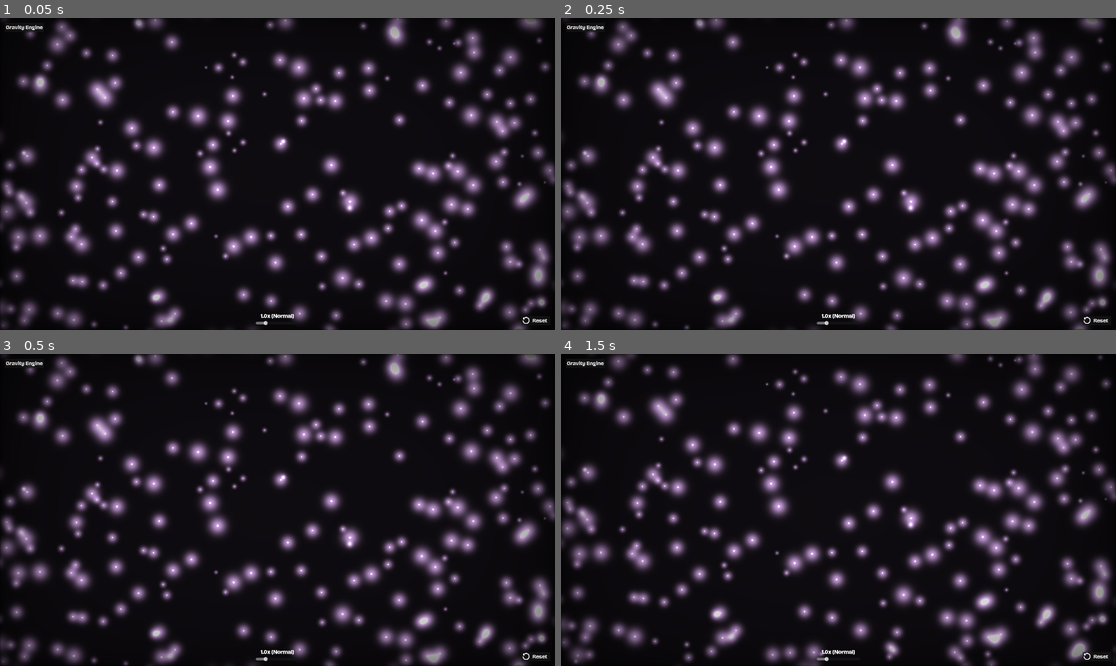
Above: before the commit, frames 1-4 (two rows, left to right).
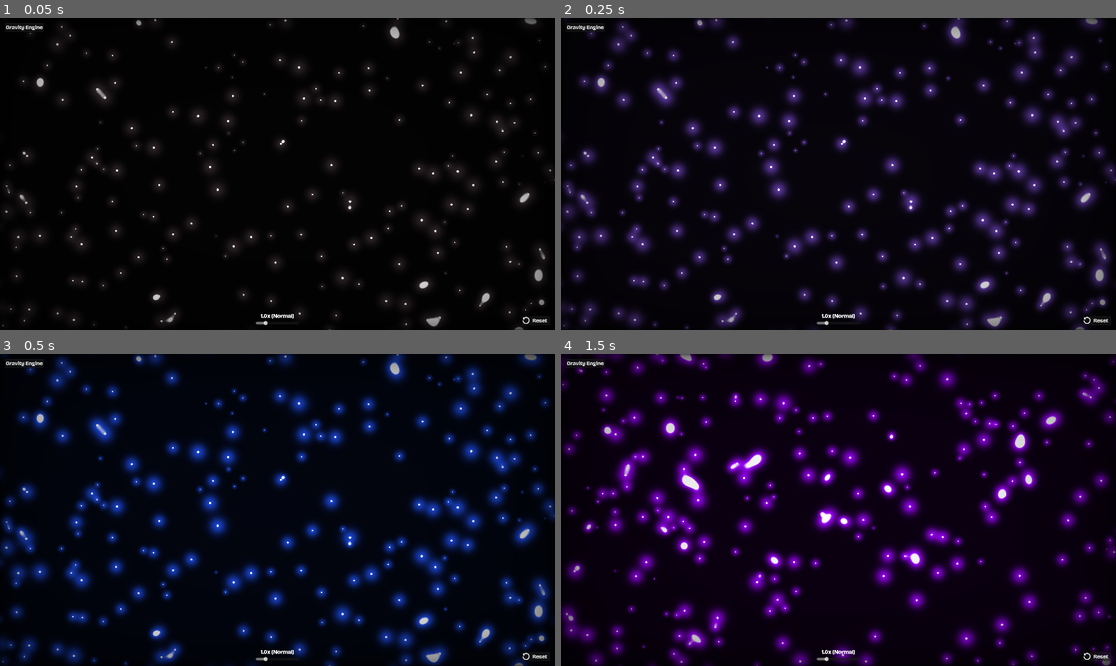
Above: after the commit, the same moments.

Repository: gwillow3d/gravityengine
Game: Godot game, scene res://main.tscn
Same seed, same stepped clock (60 frames per second), same inputs: the game is played once before the commit and once after it.
Inputs (mouse positions are in pixels of both pictures, inside the frame that each line leads up to):
- Up to frame 1 (0.05 s): no input
- Up to frame 2 (0.25 s): no input
- Up to frame 3 (0.5 s): no input
- Up to frame 4 (1.5 s): click "Reset" at 0.5 s; move the mouse to (960, 494) at 1.27 s; tap S (camera_move_down) at 1.35 s; click (960, 494) at 1.42 s

The runs differ from the first frame. In frame 1, 25% of the frame differs, in the area x 0-100%, y 0-100%; in frame 2, 18%; in frame 3, 25%; in frame 4, 40%.
Error in both runs: Cannot call method 'storage_buffer_create' on a null value. (res://simulation/simulation.gd:94)

Commit message:
Have color manager randomly select a glow colour and apply it

Diff:
--- a/main.tscn
+++ b/main.tscn
@@ -12,6 +12,7 @@
 [ext_resource type="Texture2D" uid="uid://dg57pir0me7j1" path="res://ui/sprites/reset.png" id="6_kek77"]
 [ext_resource type="Script" uid="uid://d0atuigrnfn6b" path="res://simulation/simulation_color_manager.gd" id="7_ryguw"]
 [ext_resource type="Shader" uid="uid://c8o5f03h51snc" path="res://shader/render/mass_density.gdshader" id="9_82xsv"]
+[ext_resource type="Script" uid="uid://dqv7ofiir60wj" path="res://rendering/glow_renderer.gd" id="10_ryguw"]
 [ext_resource type="Texture2D" uid="uid://ioptcksipr35" path="res://gradient_purple.tres" id="11_getpj"]
 [ext_resource type="Shader" uid="uid://dk54um3syjkqh" path="res://shader/render/vignette.gdshader" id="13_cegan"]
 [ext_resource type="Shader" uid="uid://bpje1u1c136g1" path="res://shader/render/glow.gdshader" id="14_074og"]
@@ -84,13 +85,14 @@
 
 [node name="Control" type="Node2D" unique_id=425540829]
 
-[node name="SceneManager" type="Node" parent="." unique_id=1607149109 node_paths=PackedStringArray("simulation", "simulation_manager", "camera_controller", "color_manager", "ui_manager")]
+[node name="SceneManager" type="Node" parent="." unique_id=1607149109 node_paths=PackedStringArray("simulation", "simulation_manager", "camera_controller", "color_manager", "ui_manager", "glow_renderer")]
 script = ExtResource("2_ryguw")
 simulation = NodePath("../Simulation")
 simulation_manager = NodePath("../SimulationManager")
 camera_controller = NodePath("../CameraController")
 color_manager = NodePath("../SimulationColorManager")
 ui_manager = NodePath("../UILayer/UIManager")
+glow_renderer = NodePath("../WorldLayer/WorldContainer/BackgroundContainer")
 
 [node name="CameraController" type="Node2D" parent="." unique_id=2076364281]
 script = ExtResource("1_getpj")
@@ -133,6 +135,7 @@
 grow_horizontal = 2
 grow_vertical = 2
 texture = SubResource("ViewportTexture_0xm2m")
+script = ExtResource("10_ryguw")
 
 [node name="ParticleContainer" type="TextureRect" parent="WorldLayer/WorldContainer" unique_id=1006373811]
 layout_mode = 1
--- /dev/null
+++ b/rendering/glow_renderer.gd
@@ -0,0 +1,6 @@
+class_name GlowRenderer
+extends TextureRect
+
+func _on_color_changed(color: Color) -> void:
+	var color_map: GradientTexture1D = material.get_shader_parameter("color_map")
+	color_map.gradient.set_color(1, color)
--- a/scene_manager.gd
+++ b/scene_manager.gd
@@ -6,14 +6,16 @@
 @export var camera_controller: CameraController
 @export var color_manager: SimulationColorManager
 @export var ui_manager: UIManager
+@export var glow_renderer: GlowRenderer
 
 func _ready() -> void:
 	# Wire signals #
 
 	simulation.simulation_reset.connect(color_manager._on_simulation_reset)
-
 	simulation.border_type_changed.connect(camera_controller._on_border_type_changed)
 	simulation.world_size_changed.connect(camera_controller._on_world_size_changed)
+
+	color_manager.color_changed.connect(glow_renderer._on_color_changed)
 
 	# Setup classes #
 
--- a/simulation/simulation_color_manager.gd
+++ b/simulation/simulation_color_manager.gd
@@ -22,4 +22,3 @@
 
 func _randomize_simulation_color() -> void:
 	_current_color = Color.from_hsv(randf(), 1.0, 1.0)
-	_current_color = Color.WHITE
--- a/ui/ui_manager.gd
+++ b/ui/ui_manager.gd
@@ -39,7 +39,7 @@
 	fps_label.text = "FPS: %s" % fps
 
 func _on_reset_pressed() -> void:
-	_manager.simulation.reset()
+	_simulation.reset()
 
 func _on_slider_changed(value: float) -> void:
 	_manager.steps_per_frame = int(value)
Not shown, added: rendering/glow_renderer.gd.uid
